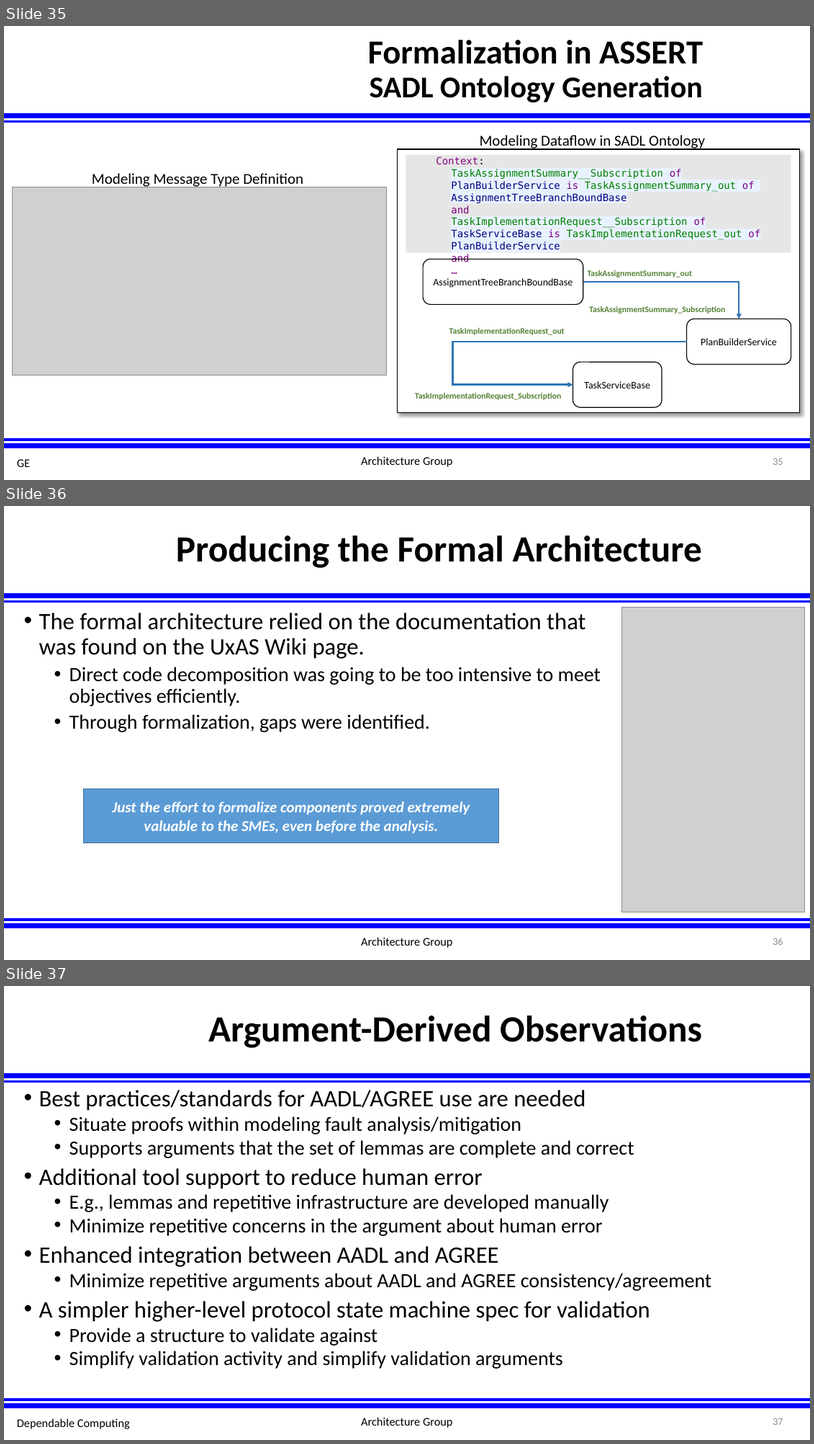
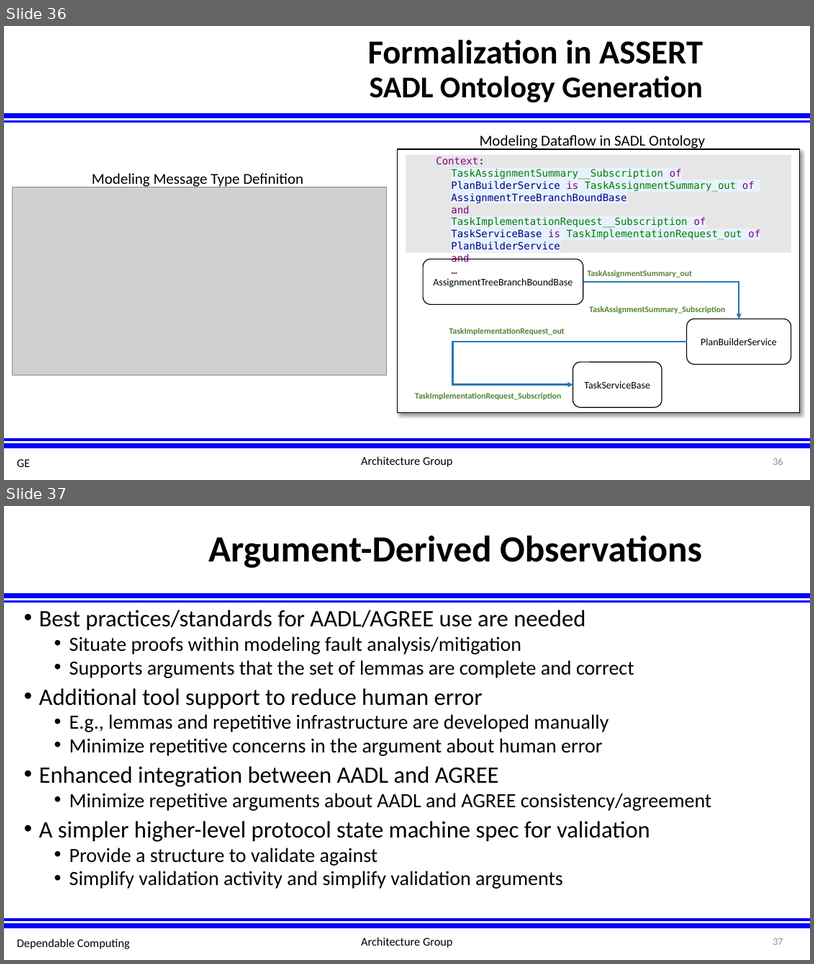
Before and after one commit to afrl-rq/OpenUxAS-SoI, a slide deck: presentations/S5_SoI_Architecture_Group.pptx. Shown one above the other, each under a label of ours: slides 35, 36 and 37 before the commit, slides 36 and 37 after it. The pictures are 814x1444 and 814x964 pixels, drawn with LibreOffice and Linux fonts; fonts in the diff are those of the drawing; grey boxes stand for pictures; background and template pictures are left out. Boxes give left, top, right and bottom in pixels: in the first picture for what was removed or moved away, otherwise in the second. Text is boxed around its words. In the diff, an @@ line names an element or a change of style, - is before the commit and + after.

```diff
--- a/presentations/S5_SoI_Architecture_Group.pptx
+++ b/presentations/S5_SoI_Architecture_Group.pptx
@@ slide 36 removed at [4, 506, 810, 960], background #FFFFFF; not listed: 5 template elements that a slide beside it also shows @@
@@ title removed at [176, 536, 702, 568] @@
-Producing the Formal Architecture
@@ text removed at [39, 613, 601, 732] @@
-• The formal architecture relied on the documentation that was found on the UxAS Wiki page.
-  • Direct code decomposition was going to be too intensive to meet objectives efficiently.
-  • Through formalization, gaps were identified.
@@ picture removed at [622, 607, 805, 913] @@
@@ rectangle removed at [83, 788, 499, 843] @@
-Just the effort to formalize components proved extremely valuable to the SMEs, even before the analysis.
@@ text removed at [361, 937, 453, 947] @@
-Architecture Group
@@ what was slide 35 is now slide 36 @@
```
Also in this commit, not shown: 6 slides changed, 1 slide added.
